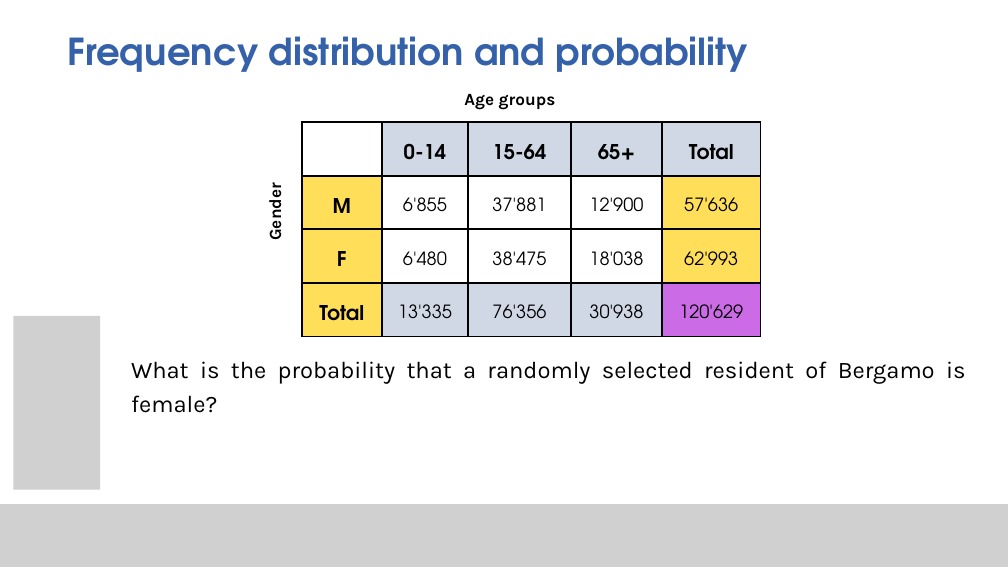
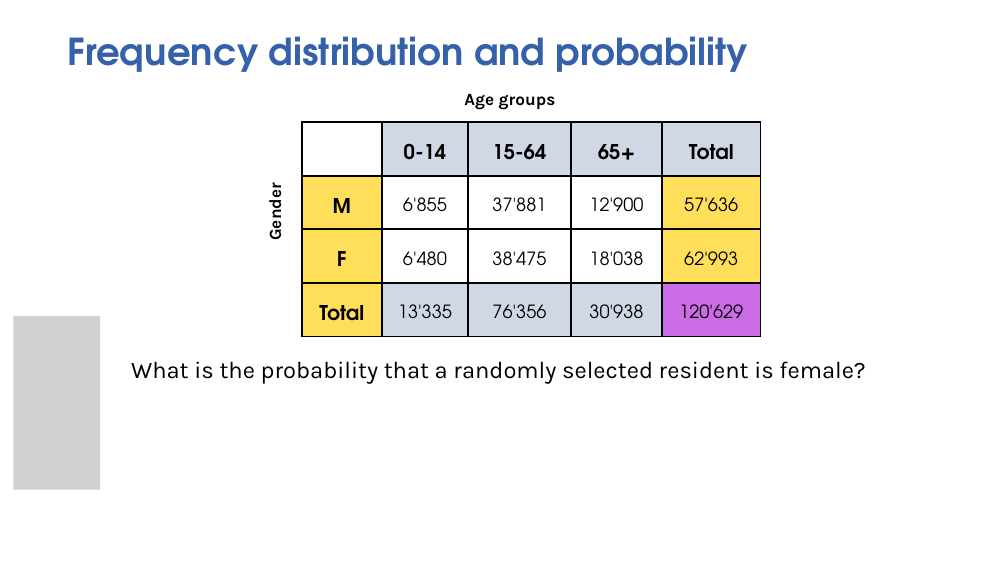
Before and after one commit to michelacameletti/tablefootballeducation, a slide deck: slide 16 of teaching_materials/Introductory_lecture_ENG.pptx. Drawn at 1008x567 pixels with LibreOffice and Linux fonts; fonts in the diff are those of the drawing; grey boxes stand for pictures. Boxes give left, top, right and bottom in pixels: in the first picture for what was removed or moved away, otherwise in the second. Text is boxed around its words. In the diff, an @@ line names an element or a change of style, - is before the commit and + after.

```diff
--- a/teaching_materials/Introductory_lecture_ENG.pptx
+++ b/teaching_materials/Introductory_lecture_ENG.pptx
@@ text at (131,361,865,384): text changed @@
-What is the probability that a randomly selected resident of Bergamo is female?
+What is the probability that a randomly selected resident is female?
@@ picture removed at (0,504,1008,567) @@
```
Also in this commit, not shown: 24 other slides changed, 1 slide removed, 1 other file.
